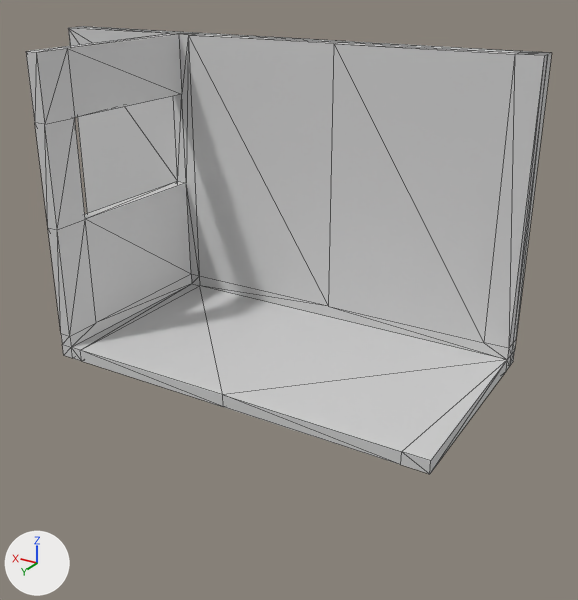
Before and after pictures for a commit that changed the COLLADA model dae/guy-one-studio/studio.dae.
One viewpoint serves both versions: a 50 mm lens placed at (-15.1, 22.9, 11.0), pointed at (0.3, -2.8, -1.8). Every picture has the same lights, and +X, +Y and +Z are marked at lower left. Mesh edges are drawn as thin lines. Where no turn or scale is listed for an object, it has been applied to the vertices.

Before the edit, the objects in view are built like this:
```python
me_shell_geo = bpy.data.meshes.new('shell_geo')
me_shell_geo.from_pydata(...)  # 104 vertices, 208 faces; spans x -8.0..14.0, y -1.0..8.0, z -6.0..6.0
me_shell_geo.materials.append(mat_shell_material)  # light grey #d1d1d1
ob_shell = bpy.data.objects.new('shell', me_shell_geo)
ob_shell.location = (0.0, -5.58, 1.92)
```
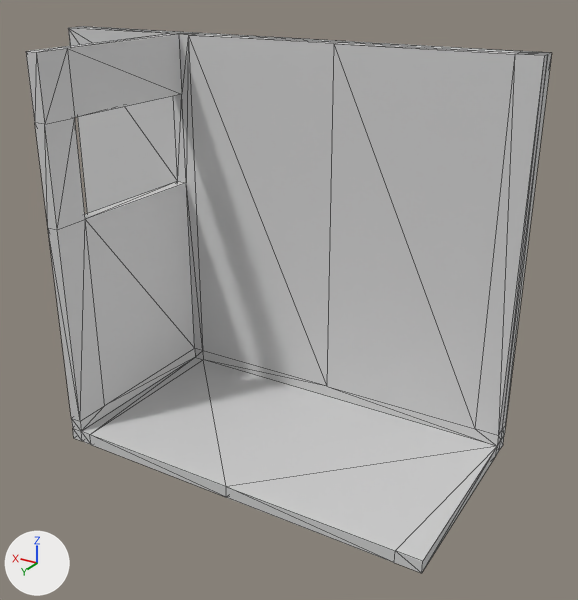
What differs and where, as boxes [x1, y1, x2, y2] in the pictures (578 x 600 px; the box of a moved part takes in the faces that stretch with it):
'shell', reshaped (22% taller)
    before: [26, 26, 552, 474]
    after: [26, 26, 552, 573]
part 1 of me_shell_geo, moved or reshaped
    before: [86, 35, 552, 371]
    after: [85, 35, 552, 455]
part 2 of me_shell_geo, moved or reshaped
    before: [48, 219, 507, 474]
    after: [48, 220, 497, 573]

The change in detail:
me_shell_geo is used by ob_shell; location (0.0, -5.58, 1.92).
me_shell_geo had 104 vertices, 208 faces and spanned x -8.0..14.0, y -1.0..8.0, z -6.0..6.0.
me_shell_geo now has 104 vertices, 208 faces and spans x -8.0..14.0, y -1.0..8.0, z -10.0..6.0.
me_shell_geo part 1: 32 of the vertices in x -8.0..8.0, y -1.0..0.0, z -6.0..-5.0 are moved by (0.0, 0.0, -4.0).
me_shell_geo part 2: 16 of the vertices in x -8.0..8.0, y 6.5..8.0, z -6.0..-5.0 are moved by (0.0, 0.0, -4.0).
